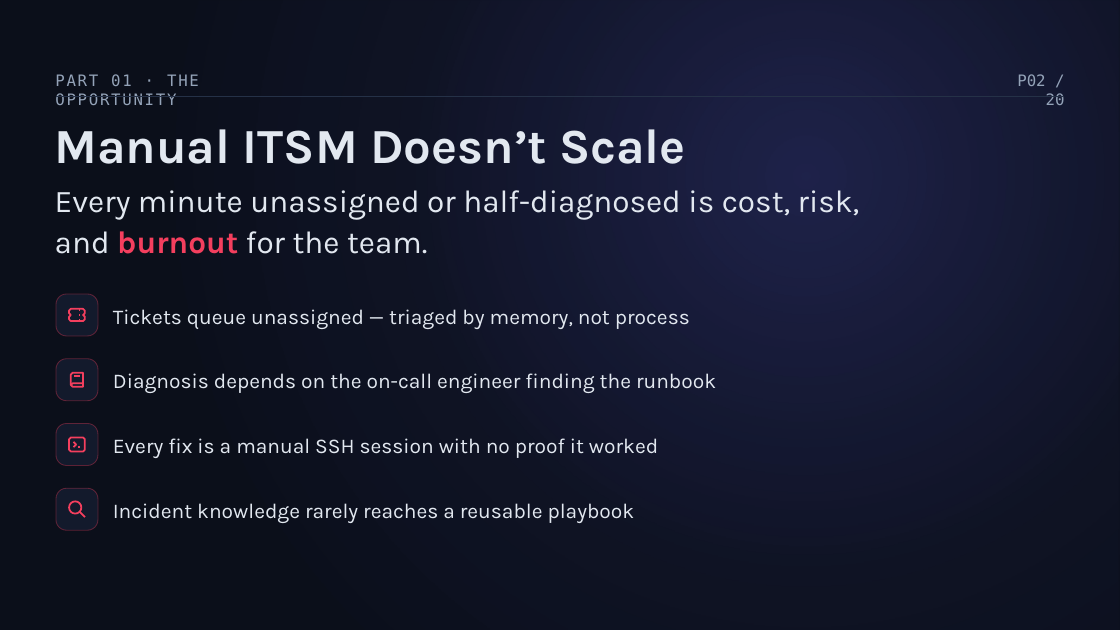
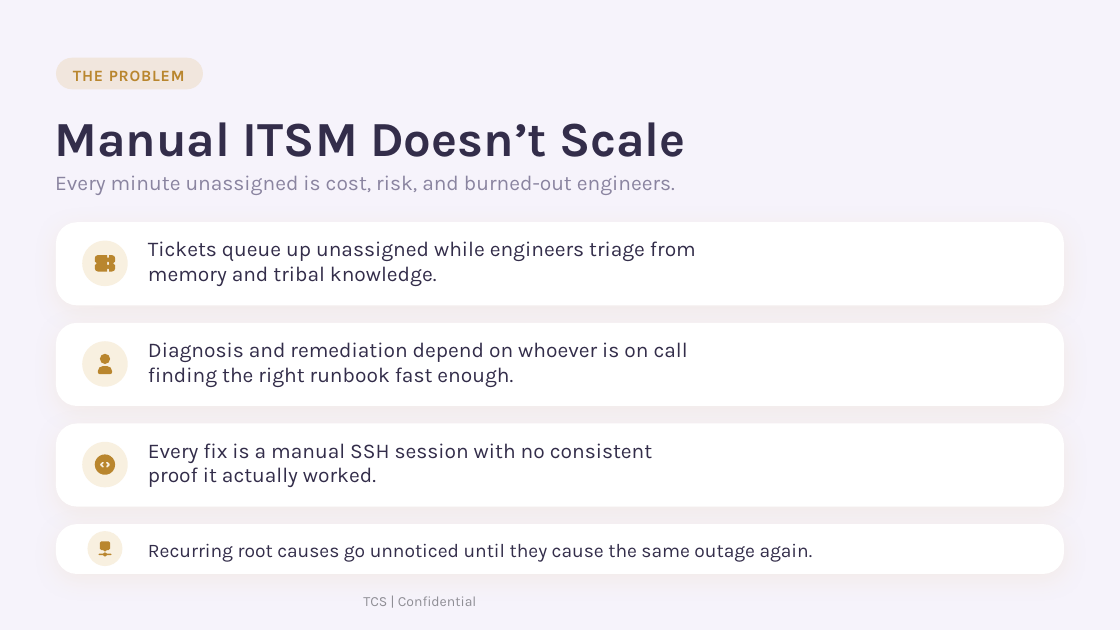
Before and after one commit to Venuvgp19/ITSM-Agentic, a slide deck: slide 2 of itsm_agentic_platform_20260904_004722.pptx. Drawn at 1120x630 pixels with LibreOffice and Linux fonts; fonts in the diff are those of the drawing. Boxes give left, top, right and bottom in pixels: in the first picture for what was removed or moved away, otherwise in the second. Text is boxed around its words. In the diff, an @@ line names an element or a change of style, - is before the commit and + after.

```diff
--- a/itsm_agentic_platform_20260904_004722.pptx
+++ b/itsm_agentic_platform_20260904_004722.pptx
@@ background #0B0F1A to #F6F3FB @@
@@ rectangle removed at (0, 0, 1120, 630) @@
@@ rounded rectangle added at (56, 58, 203, 90), fill #D9A441 at 16% opacity @@
@@ text at (73, 70, 185, 81): text changed; font DejaVu Sans Mono to Karla; text colour #94A3B8 to #B9862E; bold on @@
-PART 01 · THE OPPORTUNITY
+THE PROBLEM
@@ text removed at (1017, 74, 1065, 105) @@
-P02 / 20
@@ text "Manual ITSM Doesn’t Scale": place and size @@
-text "Manual ITSM Doesn’t Scale" at (54, 129, 686, 164)
+text "Manual ITSM Doesn’t Scale" at (54, 122, 686, 157)
@@ text "Manual ITSM Doesn’t Scale" at (54, 122, 686, 157): text colour #E2E8F0 to #332D4A @@
@@ freeform shape removed at (56, 97, 1065, 97) @@
@@ text at (55, 175, 675, 195): text changed; size 27 to 18 pt; text colour #E2E8F0 to #8A84A0 @@
-Every minute unassigned or half-diagnosed is cost, risk,
-and burnout for the team.
+Every minute unassigned is cost, risk, and burned-out engineers.
@@ fill none to #B9862E; outline #F43F5E 1.5 pt to none in 4 elements at (97, 366, 112, 375), (95, 454, 117, 476), (100, 541, 110, 551), (95, 255, 115, 271) @@
@@ freeform shape: place and size @@
-freeform shape at (69, 309, 85, 322)
+freeform shape at (95, 255, 115, 271)
@@ group added at (56, 223, 1065, 306): 2 texts, 1 rounded rectangle, 1 ellipse @@
+Tickets queue up unassigned while engineers triage from
+memory and tribal knowledge.
@@ text at (148, 342, 688, 362): text changed; text colour #E2E8F0 to #332D4A @@
-Diagnosis depends on the on-call engineer finding the runbook
+Diagnosis and remediation depend on whoever is on call
@@ freeform shape: place and size @@
-freeform shape at (71, 373, 83, 387)
+freeform shape at (97, 366, 112, 375)
@@ group added at (56, 323, 1065, 406): 1 rounded rectangle, 1 ellipse, 1 freeform shape, 1 text @@
+finding the right runbook fast enough.
@@ rounded rectangle added at (56, 423, 1065, 507), fill #FFFFFF @@
@@ ellipse added at (82, 442, 128, 487), fill #D9A441 at 16% opacity @@
@@ text at (148, 443, 652, 463): text changed; text colour #E2E8F0 to #332D4A @@
-Every fix is a manual SSH session with no proof it worked
+Every fix is a manual SSH session with no consistent
@@ freeform shape: place and size @@
-freeform shape at (69, 438, 85, 452)
+freeform shape at (95, 454, 117, 476)
@@ text added at (148, 467, 376, 487), 18 pt, text #332D4A @@
+proof it actually worked.
@@ group removed at (56, 294, 690, 530): 8 freeform shapes, 4 rounded rectangles, 2 texts @@
-Tickets queue unassigned — triaged by memory, not process
-Incident knowledge rarely reaches a reusable playbook
@@ freeform shape: place and size @@
-freeform shape at (69, 502, 82, 514)
+freeform shape at (100, 541, 110, 551)
@@ group added at (56, 524, 1065, 574): 1 rounded rectangle, 1 ellipse, 1 freeform shape, 1 text @@
+Recurring root causes go unnoticed until they cause the same outage again.
@@ text added at (363, 596, 477, 606), 12 pt, text #908F96 @@
+TCS | Confidential
```
Also in this commit, not shown: 14 other slides changed, 5 slides added, 5 slides removed.
